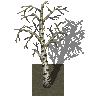
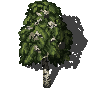
Revision of a layered 96x96 image; what changed, layer by layer:
showed group "autumn" (5 layers) over 14, 0, 88, 96
hid group "winter" (2 layers) over 14, 0, 88, 96
showed group "summer-spring" (9 layers) over 14, 0, 88, 96
hid group "dirt" (5 layers) over 32, 64, 78, 96
